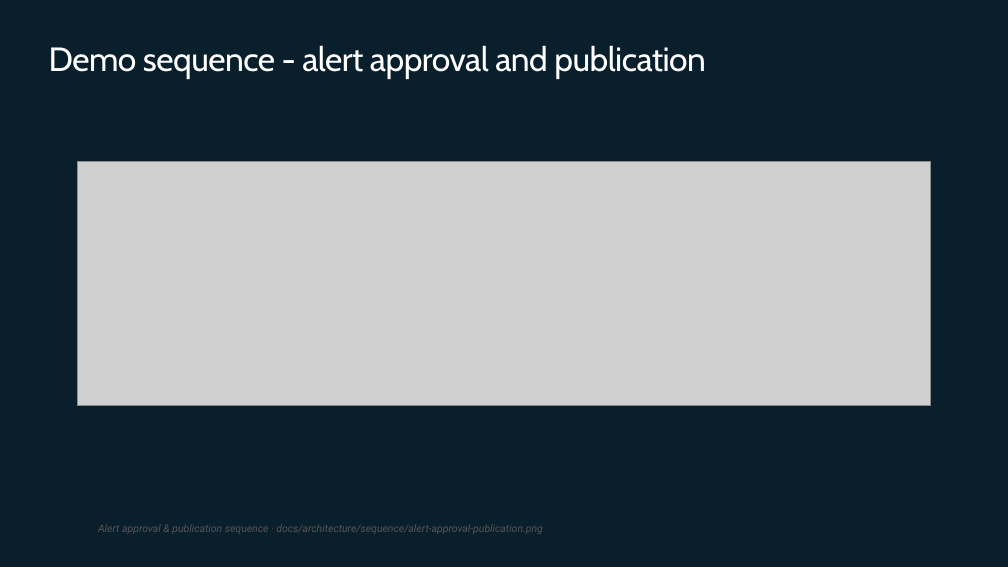
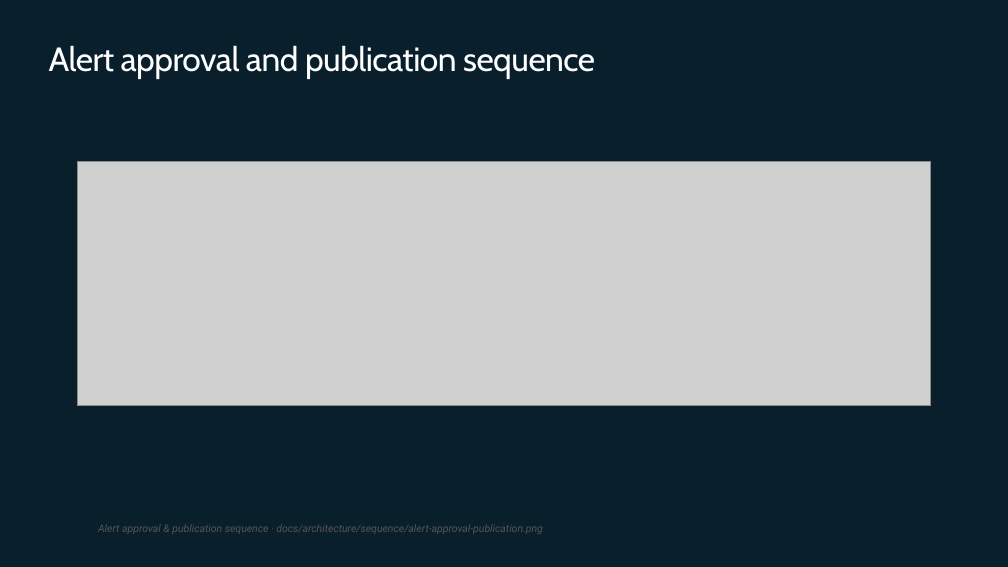
Before and after one commit to johnbilliris/ama, a slide deck: slide 22 of docs/ama-presentation/AMA_Capstone_Disaster_Response_Hub.pptx. Drawn at 1008x567 pixels with LibreOffice and Linux fonts; fonts in the diff are those of the drawing; grey boxes stand for pictures; background and template pictures are left out. Boxes give left, top, right and bottom in pixels: in the first picture for what was removed or moved away, otherwise in the second. Text is boxed around its words. In the diff, an @@ line names an element or a change of style, - is before the commit and + after.

```diff
--- a/docs/ama-presentation/AMA_Capstone_Disaster_Response_Hub.pptx
+++ b/docs/ama-presentation/AMA_Capstone_Disaster_Response_Hub.pptx
@@ title at bbox=[49, 45, 595, 79]: text changed @@
-Demo sequence - alert approval and publication
+Alert approval and publication sequence
```
Also in this commit, not shown: 23 other files.
